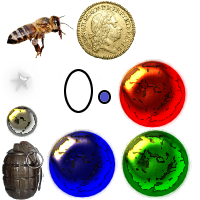
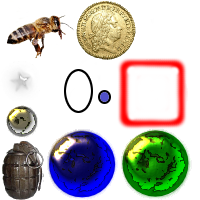
Before/after of a 200 x 200 layered artwork. What changed in the layer stack:
painted on "Pasted Layer #1" over [117, 58, 188, 130]
